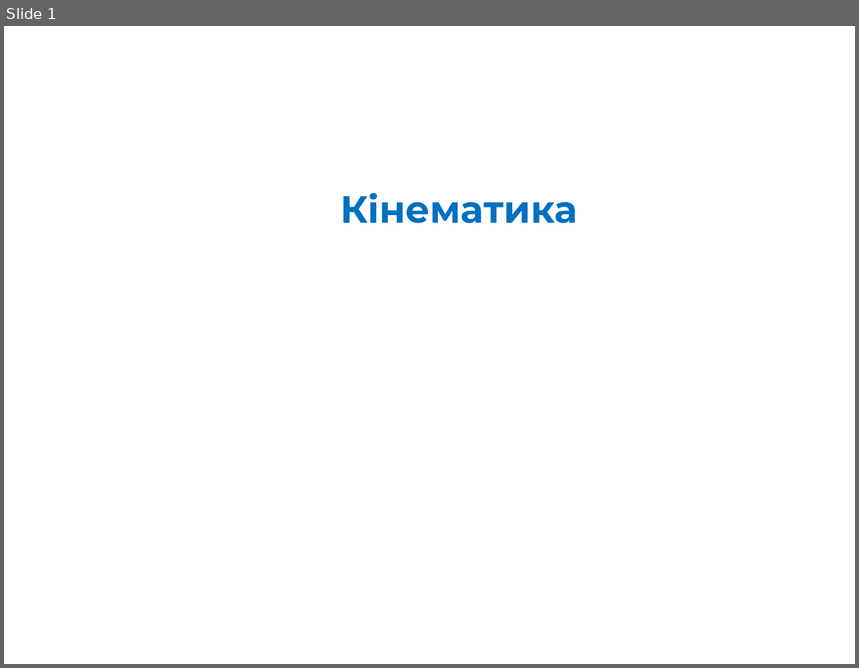
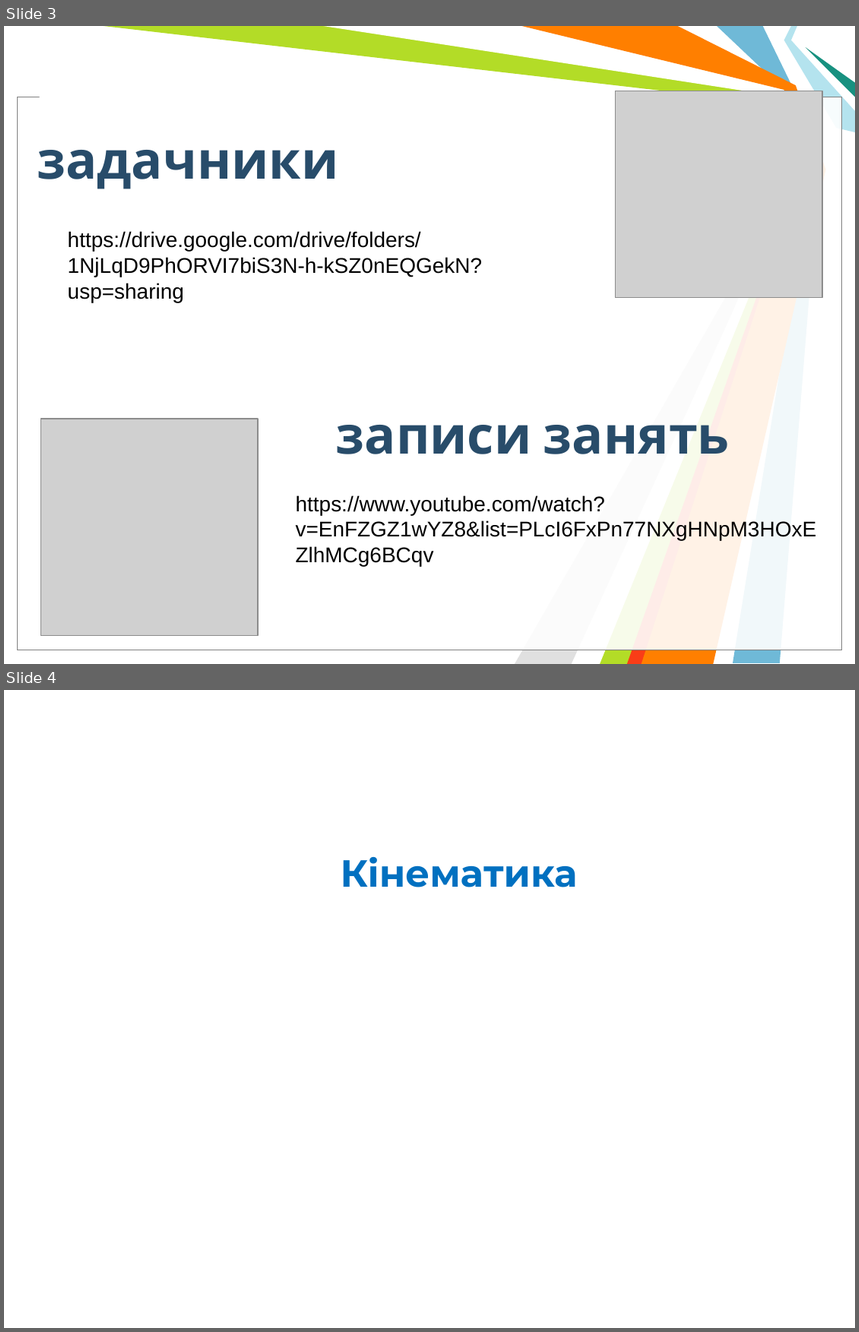
Before and after one commit to l432/NMK, a slide deck: Lecture/Chem/1semestr/Lessons1/Less01.ppt. Shown one above the other, each under a label of ours: slide 1 before the commit, slides 3 and 4 after it. The pictures are 859x668 and 859x1332 pixels, drawn with LibreOffice and Linux fonts; fonts in the diff are those of the drawing; grey boxes stand for pictures; background and template pictures are left out. Boxes give left, top, right and bottom in pixels: in the first picture for what was removed or moved away, otherwise in the second. Text is boxed around its words. In the diff, an @@ line names an element or a change of style, - is before the commit and + after.

```diff
--- a/Lecture/Chem/1semestr/Lessons1/Less01.ppt
+++ b/Lecture/Chem/1semestr/Lessons1/Less01.ppt
@@ slide 3 added at (x1=4, y1=26, x2=855, y2=664), background #FFFFFF @@
@@ freeform shape added at (x1=104, y1=26, x2=806, y2=664), fill #B3DC27 @@
@@ freeform shape added at (x1=323, y1=26, x2=805, y2=664), fill #FFFFFF @@
@@ freeform shape added at (x1=522, y1=26, x2=826, y2=664), fill #FF7F00 @@
@@ freeform shape added at (x1=718, y1=26, x2=820, y2=664), fill #6FB9D7 @@
@@ freeform shape added at (x1=785, y1=26, x2=855, y2=132), fill #B4E3EE @@
@@ freeform shape added at (x1=806, y1=47, x2=855, y2=97), fill #189180 @@
@@ rectangle added at (x1=40, y1=89, x2=621, y2=104), fill #FFFFFF @@
@@ picture added at (x1=616, y1=91, x2=823, y2=298) @@
@@ rectangle added at (x1=18, y1=97, x2=842, y2=651), fill #FFFFFF at 69% opacity, outline #000000 0.74 pt @@
@@ rectangle added at (x1=18, y1=97, x2=842, y2=651), fill #FFFFFF at 69% opacity, outline #808080 0.74 pt @@
@@ text added at (x1=37, y1=150, x2=338, y2=189), 44 pt, text #284C6A, bold @@
+задачники
@@ freeform shape added at (x1=515, y1=180, x2=793, y2=664), fill #E0E0E0 @@
@@ freeform shape added at (x1=627, y1=182, x2=797, y2=664), fill #F93D17 @@
@@ text added at (x1=68, y1=231, x2=482, y2=303), 18 pt, text #000000 @@
+https://drive.google.com/drive/folders/1NjLqD9PhORVI7biS3N-h-kSZ0nEQGekN?usp=sharing
@@ picture added at (x1=40, y1=419, x2=258, y2=636) @@
@@ text added at (x1=336, y1=425, x2=730, y2=455), 44 pt, text #284C6A, bold @@
+записи занять
@@ text added at (x1=296, y1=496, x2=817, y2=541), 18 pt, text #000000 @@
+https://www.youtube.com/watch?v=EnFZGZ1wYZ8&list=PLcI6FxPn77NXgHNpM3HOxEZlhMCg6BCqv
@@ what was slide 1 is now slide 4 @@
```
Also in this commit, not shown: 2 other slides added, 6 other files.
